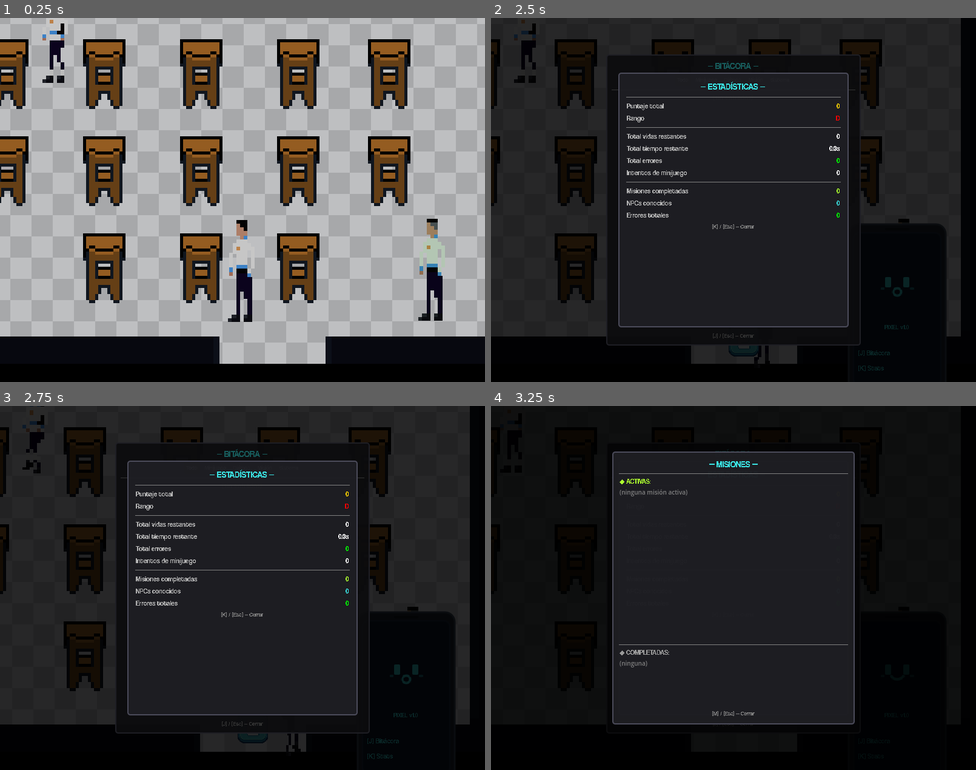
Above: before the commit, frames 1-4 (two rows, left to right).
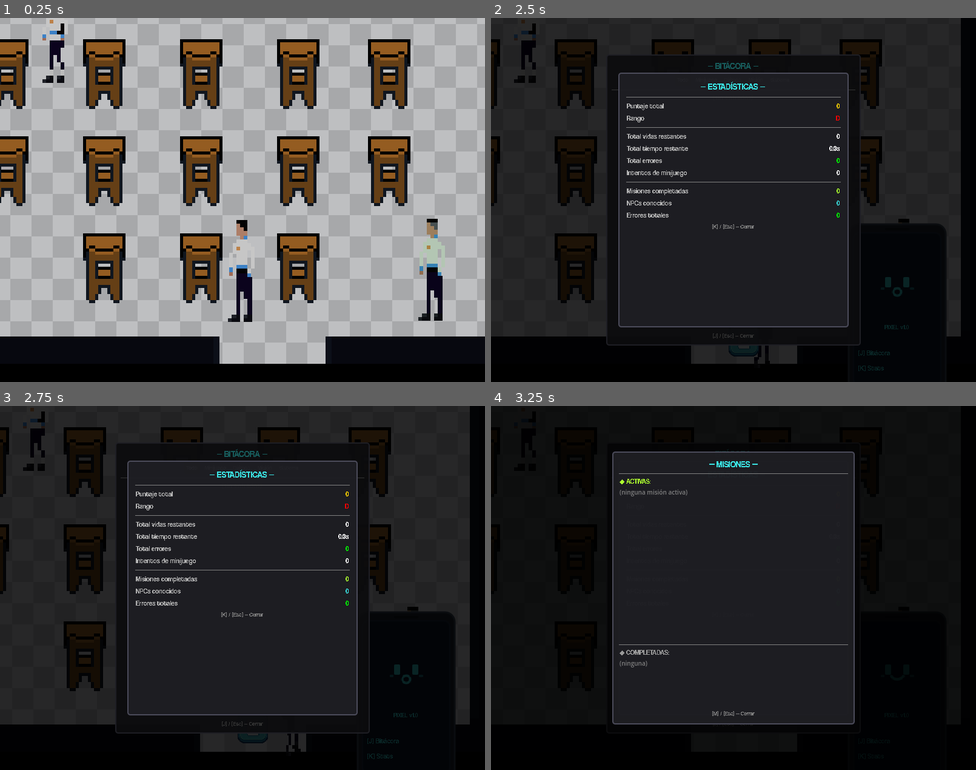
Above: after the commit, the same moments.

Repository: WilliamOramas/Juego-de-godot
Game: Godot game, scene res://src/levels/classroom_1.tscn
The game is run twice, just before and just after one commit, with the same random seed, the same clock (stepped at 60 frames per second) and the same inputs. This scene is started directly instead of the project's main scene. Sound files missing from this copy of the repository are replaced by a short silence.
Inputs (mouse positions are in pixels of both pictures, inside the frame that each line leads up to):
- Up to frame 1 (0.25 s): no input
- Up to frame 2 (2.5 s): tap Enter (ui_accept) at 0.5, 0.77, 1.52 s; move the mouse to (840, 181) at 0.52 s; hold D (ui_right) 0.53-1.28 s; hold Q (Phone) 0.53-1.28 s; move the mouse to (636, 218) at 1.27 s; hold S (ui_down) 1.28-2.03 s; tap J (open_journal) at 1.35 s; move the mouse to (782, 119) at 2.02 s; hold D (ui_right) from 2.03 s (still down); hold K (open_stats) from 2.03 s (still down)
- Up to frame 3 (2.75 s): keep holding D (ui_right); keep holding K (open_stats)
- Up to frame 4 (3.25 s): move the mouse to (709, 660) at 2.77 s; release D (ui_right) at 2.78 s; release K (open_stats) at 2.78 s; hold W (ui_up) from 2.78 s (still down); tap M (quest_log) at 2.85 s; tap Enter (ui_accept) at 3.02 s

Frames 1-2 are identical in both runs. In frame 3, 0.3% of the frame differs, in the area x 4-10%, y 0-19%; in frame 4, less than 0.1%.

Commit message:
refactor: update Elisabeth's routine to static and mirror sprite orientation in classroom_1.tscn

Diff:
--- a/src/levels/classroom_1.tscn
+++ b/src/levels/classroom_1.tscn
@@ -271,8 +271,8 @@
 npc_name = "Elisabeth"
 dialog_lines = Array[String](["Hola, ¿tú también estás en esta clase?", "El profesor Méndez está especialmente severo hoy, mejor no llamar la atención.", "Suerte con la trivia si te animas a participar."])
 dialog_lines_repeat = Array[String](["¿Sigues por aquí? El profesor ya está mirando feo...", "Cuidado con Enrique, se lo toma muy personal."])
-routine_type = "Libre (Radio)"
-wander_radius = 40.0
+routine_type = "Estático"
+sprite/scale = Vector2(-1, 1)
 
 [node name="CanvasLayer" type="CanvasLayer" parent="." unique_id=552553235]
 
